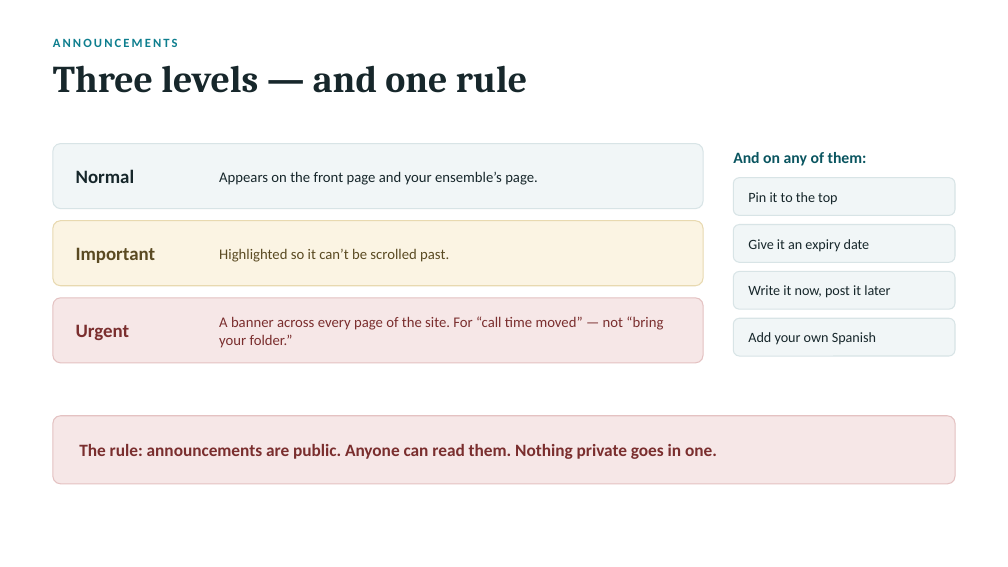
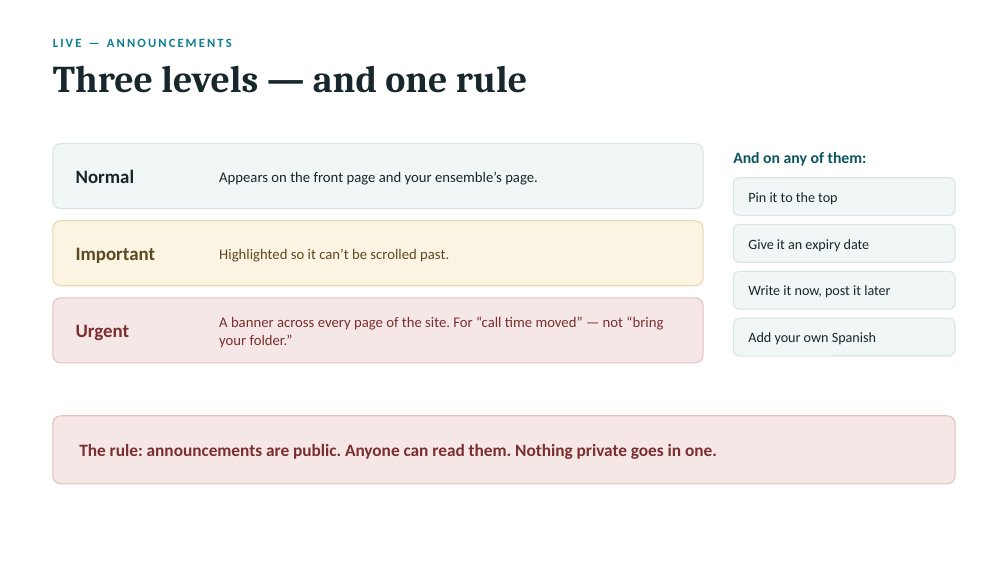
Before and after one commit to d5nf9kcskk-byte/nwsa-music-hub, a slide deck: slide 13 of docs/presentation/NWSA-Music-Hub-Directors.pptx. Drawn at 1008x567 pixels with LibreOffice and Linux fonts; fonts in the diff are those of the drawing. Boxes give left, top, right and bottom in pixels: in the first picture for what was removed or moved away, otherwise in the second. Text is boxed around its words. In the diff, an @@ line names an element or a change of style, - is before the commit and + after.

```diff
--- a/docs/presentation/NWSA-Music-Hub-Directors.pptx
+++ b/docs/presentation/NWSA-Music-Hub-Directors.pptx
@@ text at (53, 38, 232, 47): text changed @@
-ANNOUNCEMENTS
+LIVE — ANNOUNCEMENTS
```
Also in this commit, not shown: 5 other slides changed, 10 other files.
